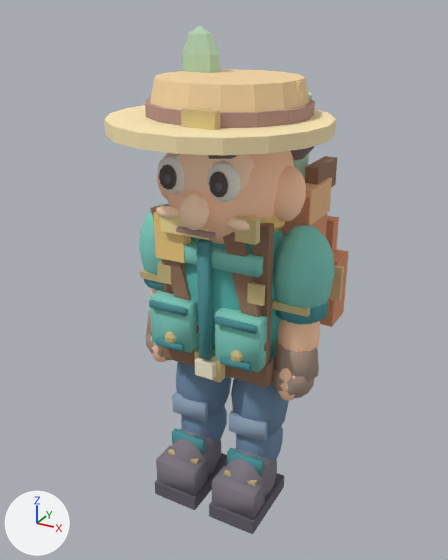
Renders of the glTF model assets/characters/explorer.gltf from each side of a commit.
Rendered twice from a camera (50 mm lens) standing at (1.65, -3.09, 3.01) and looking at (-0.08, 0.05, 1.44). Arrows for +X, +Y and +Z are at lower left; the lights stay in place. The older version comes first. Where no turn or scale is listed for an object, it has been applied to the vertices.

Before the edit, the objects in view are built like this:
```python
ob_explorerarmleft = bpy.data.objects.new('ExplorerArmLeft', me_explorerarmleft_detailed_mesh)
ob_explorerarmleft.location = (-0.46, 0.0, 1.78)
ob_explorerarmright = bpy.data.objects.new('ExplorerArmRight', me_explorerarmright_detailed_mesh)
ob_explorerarmright.location = (0.46, 0.0, 1.78)
ob_explorerbody = bpy.data.objects.new('ExplorerBody', me_explorerbody_detailed_mesh)
ob_explorerbody.location = (0.0, 0.0, 0.0)
ob_explorerelbowright = bpy.data.objects.new('ExplorerElbowRight', me_explorerelbowright_detailed_mesh)
ob_explorerelbowright.location = (0.46, 0.0, 1.39)
ob_explorerkneeleft = bpy.data.objects.new('ExplorerKneeLeft', me_explorerkneeleft_detailed_mesh)
ob_explorerkneeleft.location = (-0.215, 0.0, 0.48)
ob_explorerkneeright = bpy.data.objects.new('ExplorerKneeRight', me_explorerkneeright_detailed_mesh)
ob_explorerkneeright.location = (0.215, 0.0, 0.48)
ob_explorerpackflap = bpy.data.objects.new('ExplorerPackFlap', me_explorerpackflap_detailed_mesh)
ob_explorerpackflap.location = (0.0, 0.69, 1.69)
# also in view: 'ExplorerEyes' at (0.0, -0.41, 2.2); 'ExplorerLegLeft' at (-0.21, 0.0, 0.68); 'ExplorerLegRight' at (0.22, 0.0, 0.68); 'ExplorerHead' at (0.0, -0.14, 2.32)
```
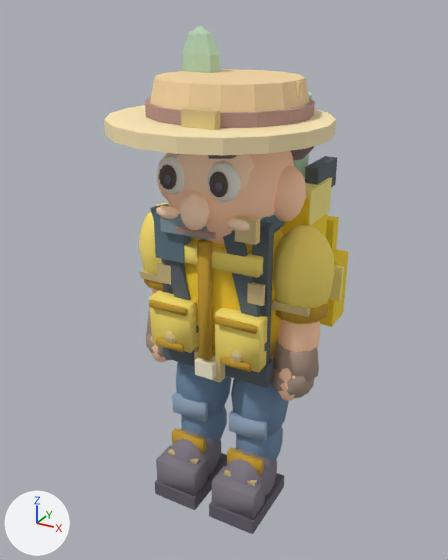
The edits, one by one:
Material 'Jacket Teal' (mat_jacket_teal) changes colour from cyan #5bb6af to yellow #f6cd2c; in linear values from (0.105, 0.47, 0.43) to (0.92, 0.61, 0.025).
Material 'Jacket Light' (mat_jacket_light) changes colour from cyan #81d0c2 to yellow #ffe66f; in linear values from (0.22, 0.63, 0.54) to (1.0, 0.79, 0.16).
Material 'Jacket Shadow' (mat_jacket_shadow) changes colour from cyan #4d9599 to yellow #c89e2c; in linear values from (0.075, 0.3, 0.32) to (0.58, 0.34, 0.025).
Material 'Pack Orange' (mat_pack_orange) changes colour from beige #e39973 to yellow #fddd2c; in linear values from (0.77, 0.32, 0.17) to (0.98, 0.72, 0.025).
Material 'Pack Straps' (mat_pack_straps) changes colour from brown #99765d to dark grey #5b656c; in linear values from (0.32, 0.18, 0.11) to (0.105, 0.13, 0.15).
Material 'Scarf Gold' (mat_scarf_gold) changes colour from beige #fad686 to blue #617984; in linear values from (0.96, 0.67, 0.24) to (0.12, 0.19, 0.23).
Material 'Scarf Highlight' (mat_scarf_highlight) changes colour from beige #ffeba6 to greyish cyan #8ba0a8; in linear values from (1.0, 0.83, 0.38) to (0.26, 0.35, 0.39).

What differs and where, as boxes [x1, y1, x2, y2] in the pictures (448 x 560 px):
'ExplorerBody', recoloured: [149, 156, 349, 388] in both
'ExplorerKneeRight', recoloured (cyan to yellow): [225, 446, 267, 479] in both
'ExplorerArmRight', recoloured (cyan to yellow): [272, 225, 335, 325] in both
'ExplorerKneeLeft', recoloured (cyan to yellow): [172, 427, 227, 466] in both
'ExplorerArmLeft', recoloured (cyan to yellow): [139, 203, 170, 292] in both
'ExplorerPackFlap', recoloured (beige to yellow): [326, 215, 339, 249] in both
